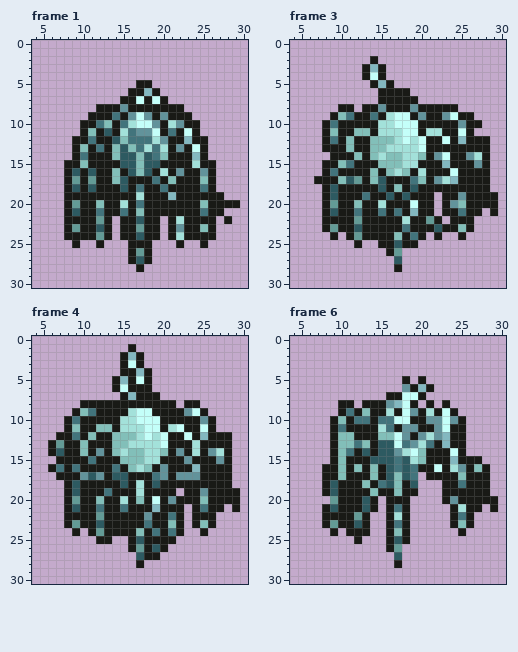
Pixel-art file, stored at source/woona/leptod_base.aseprite. The picture above is the old version.
35x35 pixels, 9 frames. Shown: frame 1: x 4..30, y 0..30; frame 3: x 4..30, y 0..30; frame 4: x 4..30, y 0..30; frame 6: x 4..30, y 0..30. The commit also changed other frames, which this record leaves out.
The same view after the edit:
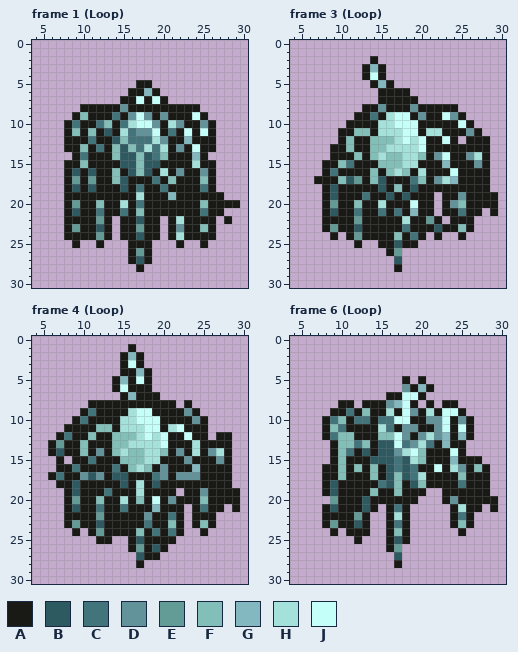
Palette (. is transparent): A #191a16  B #2d5a61  C #42747c  D #62939b  E #639b96  F #82bfb9  G #83b8c0  H #a3e1da  J #c4fff9
The edit:
Frame 1 (Loop), layer "fire":
The author put colour A in row 8 at x 10 to 11 and 23 to 24; in row 9 at x 9 and 25; in rows 10 to 13 at x 8 and 26.
The author put colour C in row 10 at x 9.
The author put colour D in row 10 at x 25.
The author put colour F in row 9 at x 10; in row 11 at x 9.
The author put colour J in row 9 at x 24; in row 11 at x 25.
Frame 3 (Loop), layers "fire", "walk_down":
The author put colour A in row 11 at x 27.
Colour J becomes colour A in row 11 at x 25.
Colour A becomes colour D in row 11 at x 26.
Colour J becomes colour D in row 9 at x 24.
Colour D becomes colour J in row 9 at x 23; in row 10 at x 25.
Colour A is gone in row 8 at x 10 to 11; in row 9 at x 9 and 26; in row 10 at x 8, 10 and 27; in rows 11 to 13 at x 8.
Colour C is gone in row 9 at x 11; in row 10 at x 9; in row 12 at x 9.
Colour F is gone in row 9 at x 10; in row 11 at x 9.
Colour G is gone in row 12 at x 25.
Frame 4 (Loop), layers "fire", "walk_up":
The author put colour A in row 17 at x 6; in row 18 at x 7.
Colour C becomes colour A in row 10 at x 9; in row 12 at x 9; in row 16 at x 7.
Colour D becomes colour A in row 10 at x 25.
Colour F becomes colour A in row 9 at x 10; in row 11 at x 9.
Colour G becomes colour A in row 12 at x 25.
Colour J becomes colour A in row 9 at x 24; in row 11 at x 25.
Colour A becomes colour C in row 10 at x 10; in row 12 at x 8; in row 17 at x 7.
Colour A becomes colour D in row 10 at x 24.
Colour A is gone in row 8 at x 10 and 24; in row 9 at x 9 and 25; in row 10 at x 8 and 26; in rows 11 to 12 at x 26; in row 15 at x 8; in row 16 at x 6.
Frame 6 (Loop), layer "fire":
The author put colour A in row 8 at x 24; in row 9 at x 9 and 25; in rows 10 to 12 at x 8 and 26; in row 18 at x 21 to 22; in row 19 at x 20; in row 20 at x 15 and 19.
Colour D becomes colour A in row 10 at x 24.
Colour F becomes colour A in row 18 at x 13.
Colour A becomes colour C in row 10 at x 9; in row 12 at x 9.
Colour A becomes colour D in row 10 at x 25.
The author put colour F in row 18 at x 20.
Colour A becomes colour F in row 11 at x 9.
Colour A becomes colour G in row 12 at x 25.
The author put colour H in row 17 at x 20.
Colour A becomes colour J in row 9 at x 24; in row 11 at x 25.
